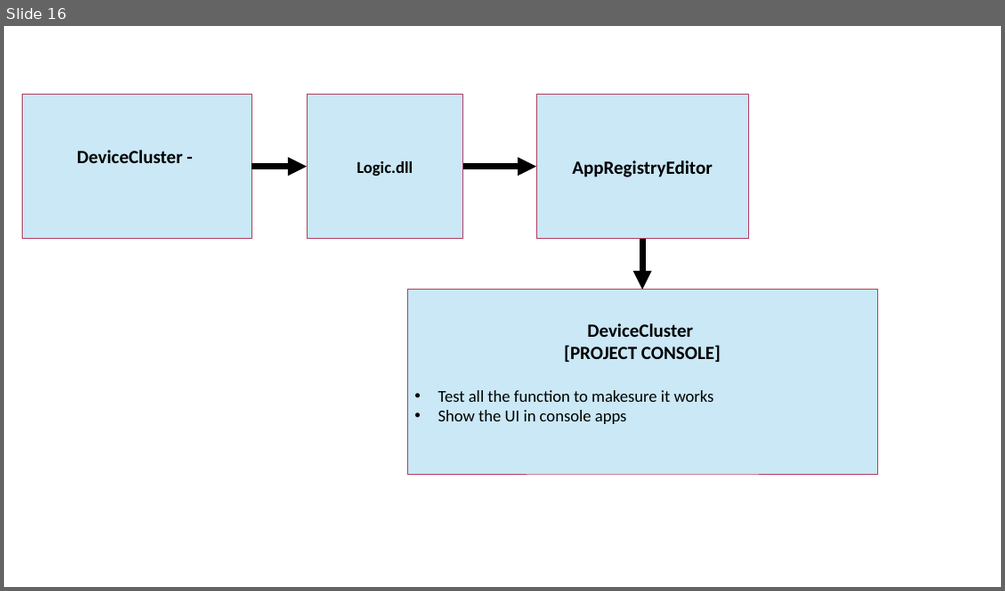
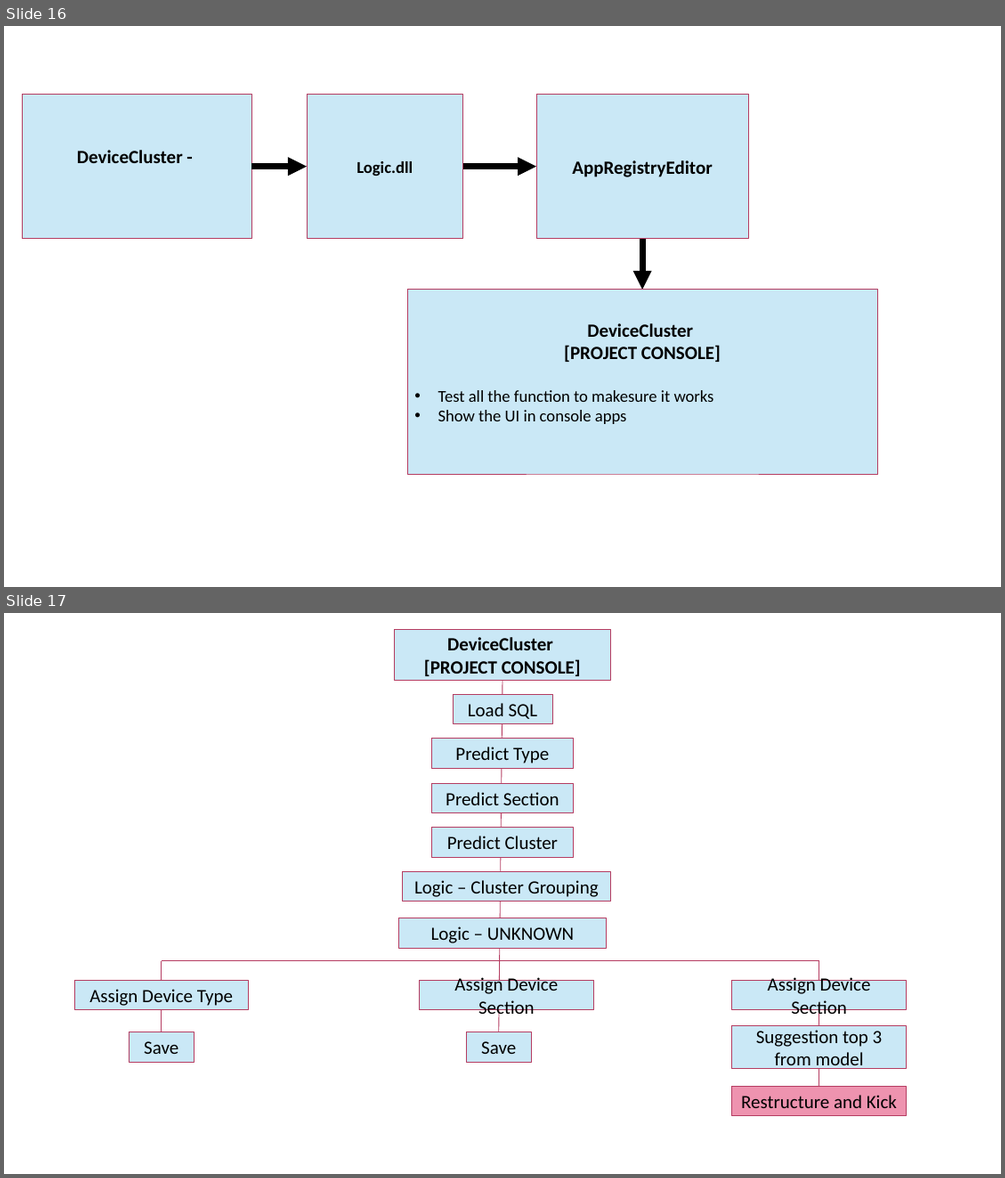
Before and after one commit to Syaziyah30/DeviceCluster, a slide deck: 1.training_model/supplementary/Device Identifier 20260520.pptx. Shown one above the other, each under a label of ours: slide 16 before the commit, slides 16 and 17 after it. The pictures are 1005x591 and 1005x1178 pixels, drawn with LibreOffice and Linux fonts; fonts in the diff are those of the drawing. Boxes give left, top, right and bottom in pixels: in the first picture for what was removed or moved away, otherwise in the second. Text is boxed around its words. In the diff, an @@ line names an element or a change of style, - is before the commit and + after.

Commit message:
Update - Program.cs output prediction suggestion

```diff
--- a/1.training_model/supplementary/Device Identifier 20260520.pptx
+++ b/1.training_model/supplementary/Device Identifier 20260520.pptx
@@ slide 17 added at [4,613,1001,1174], background #FFFFFF @@
@@ rectangle added at [394,629,610,681], fill #CAE8F6, outline #B63C62 0.75 pt, 18 pt, text #000000, bold @@
+DeviceCluster
+[PROJECT CONSOLE]
@@ line added from (502, 681) to (499, 1032), #B63C62 0.75 pt @@
@@ rectangle added at [453,694,552,723], fill #CAE8F6, outline #B63C62 0.75 pt, 18 pt, text #000000 @@
+Load SQL
@@ rectangle added at [432,738,574,769], fill #CAE8F6, outline #B63C62 0.75 pt, 18 pt, text #000000 @@
+Predict Type
@@ rectangle added at [432,784,574,813], fill #CAE8F6, outline #B63C62 0.75 pt, 18 pt, text #000000 @@
+Predict Section
@@ rectangle added at [432,827,574,858], fill #CAE8F6, outline #B63C62 0.75 pt, 18 pt, text #000000 @@
+Predict Cluster
@@ rectangle added at [403,871,610,900], fill #CAE8F6, outline #B63C62 0.75 pt, 18 pt, text #000000 @@
+Logic – Cluster Grouping
@@ rectangle added at [399,918,607,948], fill #CAE8F6, outline #B63C62 0.75 pt, 18 pt, text #000000 @@
+Logic – UNKNOWN
@@ rectangle added at [74,981,249,1010], fill #CAE8F6, outline #B63C62 0.75 pt, 18 pt, text #000000 @@
+Assign Device Type
@@ line added from (161, 961) to (161, 1032), #B63C62 0.75 pt @@
@@ line added from (161, 961) to (819, 961), #B63C62 0.75 pt @@
@@ rectangle added at [420,981,594,1010], fill #CAE8F6, outline #B63C62 0.75 pt, 18 pt, text #000000 @@
+Assign Device Section
@@ rectangle added at [732,981,906,1010], fill #CAE8F6, outline #B63C62 0.75 pt, 18 pt, text #000000 @@
+Assign Device Section
@@ line added from (819, 961) to (819, 1086), #B63C62 0.75 pt @@
@@ rectangle added at [129,1032,194,1062], fill #CAE8F6, outline #B63C62 0.75 pt, 18 pt, text #000000 @@
+Save
@@ rectangle added at [466,1032,531,1062], fill #CAE8F6, outline #B63C62 0.75 pt, 18 pt, text #000000 @@
+Save
@@ rectangle added at [732,1026,906,1069], fill #CAE8F6, outline #B63C62 0.75 pt, 18 pt, text #000000 @@
+Suggestion top 3 from model
@@ rectangle added at [732,1086,906,1116], fill #EE93AF, outline #B63C62 0.75 pt, 18 pt, text #000000 @@
+Restructure and Kick
```
Also in this commit, not shown: 4 other slides added, 4 other files.
